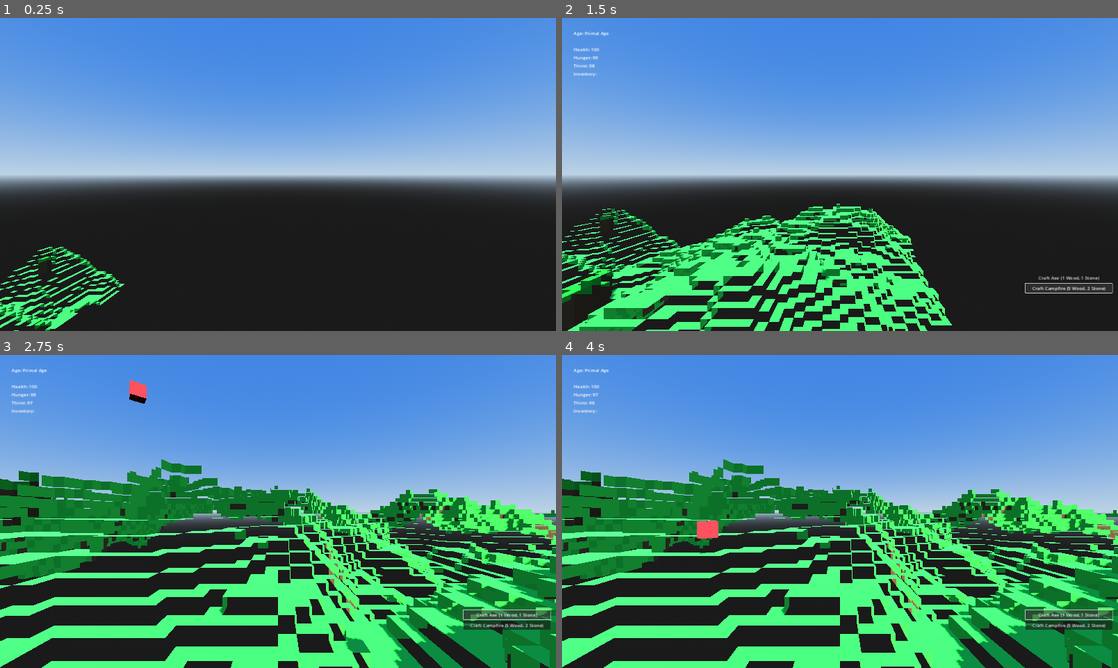
Above: before the commit, frames 1-4 (two rows, left to right).
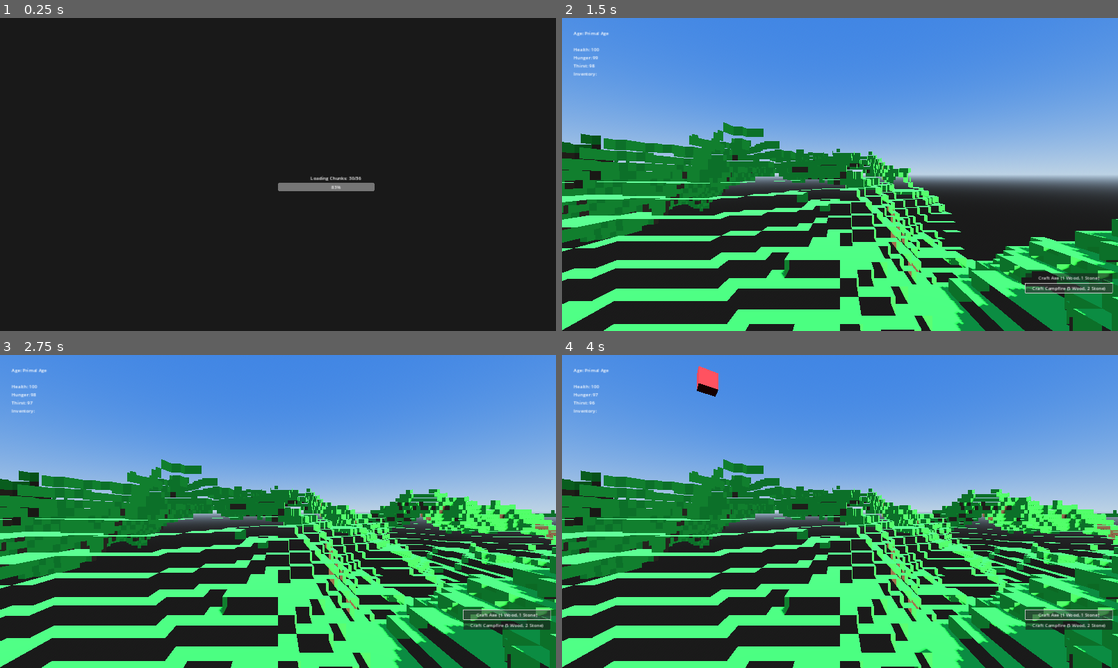
Above: after the commit, the same moments.

Repository: rizwanrizz78/agebound
Game: Godot game, scene res://scenes/Main.tscn
Same seed, same stepped clock (60 frames per second), same inputs: the game is played once before the commit and once after it.
Inputs (mouse positions are in pixels of both pictures, inside the frame that each line leads up to):
- Up to frame 1 (0.25 s): no input
- Up to frame 2 (1.5 s): click (1067, 277) at 0.5 s, where only the run after the commit has a clickable "Craft Axe (1 Wood, 1 Stone)"; click "Craft Campfire (5 Wood, 2 Sto…" at 1.25 s
- Up to frame 3 (2.75 s): click "Craft Axe (1 Wood, 1 Stone)" at 2 s
- Up to frame 4 (4 s): click "Craft Campfire (5 Wood, 2 Sto…" at 2.75 s; click "Craft Axe (1 Wood, 1 Stone)" at 3.5 s

The runs differ from the first frame. In frame 1, 58% of the frame differs, in the area x 0-100%, y 0-100%; in frame 2, 33%; in frame 3, 0.4%; in frame 4, 0.6%.
Error after the commit: Cannot call method 'has_method' on a previously freed instance. (res://scripts/Main.gd:34)

Commit message:
fix: Implement Deterministic Chunk Loading Screen
- Added `LoadingScreen.tscn` and script to display progress.
- Implemented `initial_chunks_generated` signal in `VoxelWorld.gd` to track readiness of 3x3 spawn area.
- Updated `Main.gd` to disable player physics/visibility until world is ready, then teleport to surface.
- Ensures player never falls through terrain regardless of device speed.

Co-authored-by: rizwanrizz78 <177443404+rizwanrizz78@users.noreply.github.com>

Diff:
--- /dev/null
+++ b/scenes/LoadingScreen.tscn
@@ -0,0 +1,7 @@
+[gd_scene load_steps=2 format=3 uid="uid://loading_screen_id"]
+
+[ext_resource type="Script" path="res://scripts/ui/LoadingScreen.gd" id="1_load_script"]
+
+[node name="LoadingScreen" type="CanvasLayer"]
+layer = 100
+script = ExtResource("1_load_script")
--- a/scripts/Main.gd
+++ b/scripts/Main.gd
@@ -5,15 +5,21 @@
 const PlayerScene = preload("res://scenes/Player.tscn")
 const UIScene = preload("res://scenes/UI.tscn")
 const MobScene = preload("res://scenes/Mob.tscn")
+const LoadingScreenScene = preload("res://scenes/LoadingScreen.tscn")
 
 var world : Node3D
 var player : CharacterBody3D
 var ui : CanvasLayer
+var loading_screen : CanvasLayer
 var sun : DirectionalLight3D
 var env : WorldEnvironment
 
 func _ready():
 	print("Initializing Agebound Survival...")
+
+	# Show Loading Screen
+	loading_screen = LoadingScreenScene.instantiate()
+	add_child(loading_screen)
 
 	# Setup Environment (Sky & Light)
 	setup_environment()
@@ -22,17 +28,22 @@
 	world = VoxelWorldScript.new()
 	world.name = "VoxelWorld"
 	add_child(world)
+	world.initial_chunks_generated.connect(_on_world_ready)
+	# Optional: connect chunk_generated to update loading screen
+	world.chunk_generated.connect(func(pos):
+		if loading_screen and loading_screen.has_method("update_progress"):
+			loading_screen.update_progress(world.initial_chunks_ready, world.initial_chunks_target)
+	)
 
-	# Create Player
+	# Create Player (Disabled Initially)
 	player = PlayerScene.instantiate()
 	player.name = "Player"
 	add_child(player)
 
-	# Spawn Logic: Start high, but disable physics until ready
-	player.position = Vector3(0, 60, 0)
-	player.velocity = Vector3.ZERO
-	# Wait for chunks to generate
-	await get_tree().create_timer(1.0).timeout
+	# Spawn Logic: Disable physics completely
+	player.process_mode = Node.PROCESS_MODE_DISABLED
+	player.visible = false
+	player.position = Vector3(0, 100, 0)
 
 	# Link Player and World
 	if "world" in player:
@@ -46,8 +57,32 @@
 	ui = UIScene.instantiate()
 	ui.name = "UI"
 	add_child(ui)
+	ui.visible = false # Hide UI during loading
 
-	print("Game Initialized Successfully.")
+	print("Game Initialized. Waiting for chunks...")
+
+func _on_world_ready():
+	print("World Ready! Spawning Player...")
+
+	# Calculate safe spawn height at (0,0)
+	var spawn_x = 0
+	var spawn_z = 0
+	# Use world helper (which uses noise, consistent with generation)
+	var ground_y = 20 # Fallback
+	if world.has_method("get_height_at"):
+		ground_y = world.get_height_at(spawn_x, spawn_z)
+
+	# Teleport
+	player.position = Vector3(spawn_x, ground_y + 2, spawn_z)
+	player.visible = true
+	player.process_mode = Node.PROCESS_MODE_INHERIT
+
+	# Show UI
+	ui.visible = true
+
+	# Hide Loading Screen
+	if loading_screen:
+		loading_screen.fade_out()
 
 func _process(delta):
 	# Simple Mob Spawner
--- /dev/null
+++ b/scripts/ui/LoadingScreen.gd
@@ -0,0 +1,40 @@
+extends CanvasLayer
+
+var progress_bar : ProgressBar
+var label : Label
+
+func _ready():
+	# Background
+	var bg = ColorRect.new()
+	bg.set_anchors_preset(Control.PRESET_FULL_RECT)
+	bg.color = Color(0.1, 0.1, 0.1, 1.0)
+	add_child(bg)
+
+	# Container
+	var vbox = VBoxContainer.new()
+	vbox.set_anchors_preset(Control.PRESET_CENTER)
+	vbox.custom_minimum_size = Vector2(400, 100)
+	add_child(vbox)
+
+	# Label
+	label = Label.new()
+	label.text = "Generating World..."
+	label.horizontal_alignment = HORIZONTAL_ALIGNMENT_CENTER
+	vbox.add_child(label)
+
+	# Progress Bar
+	progress_bar = ProgressBar.new()
+	progress_bar.custom_minimum_size = Vector2(0, 30)
+	progress_bar.max_value = 1.0
+	progress_bar.value = 0.0
+	vbox.add_child(progress_bar)
+
+func update_progress(current, target):
+	if target > 0:
+		progress_bar.value = float(current) / float(target)
+		label.text = "Loading Chunks: %d/%d" % [current, target]
+
+func fade_out():
+	var tween = get_tree().create_tween()
+	tween.tween_property(self, "modulate:a", 0.0, 0.5)
+	tween.tween_callback(queue_free)
--- a/scripts/world/VoxelChunk.gd
+++ b/scripts/world/VoxelChunk.gd
@@ -5,6 +5,8 @@
 
 var chunk_position : Vector3i
 var noise : FastNoiseLite
+signal chunk_ready(pos)
+
 var world : Node3D # VoxelWorld
 var mesh_instance : MeshInstance3D
 var collision_shape : CollisionShape3D
@@ -54,6 +56,8 @@
 			collision_shape.shape = shape
 		else:
 			print("Error: Could not create trimesh shape for chunk ", chunk_position)
+
+	emit_signal("chunk_ready", chunk_position)
 
 func get_block_type(pos : Vector3i):
 	# Check modified blocks
--- a/scripts/world/VoxelWorld.gd
+++ b/scripts/world/VoxelWorld.gd
@@ -10,8 +10,16 @@
 var modified_blocks = {} # Vector3i -> BlockData.Type
 var player : Node3D
 
+signal initial_chunks_generated
+signal chunk_generated(pos)
+
 var generation_queue = []
 var chunks_pending = {} # Set of pending chunks
+
+# Initial Load Tracking
+var initial_load_complete = false
+var initial_chunks_target = 0
+var initial_chunks_ready = 0
 
 func _ready():
 	noise = FastNoiseLite.new()
@@ -20,7 +28,18 @@
 	noise.fractal_octaves = 4
 
 	# Initial generation around origin if no player yet
-	update_chunks(Vector3.ZERO)
+	# Define initial load area (3x3 chunks around 0,0)
+	# This covers -1 to 1 in X and Z, and 0 to 3 in Y
+	for x in range(-1, 2):
+		for z in range(-1, 2):
+			for y in range(0, 4):
+				var pos = Vector3i(x, y, z)
+				initial_chunks_target += 1
+				if not chunks.has(pos) and not chunks_pending.has(pos):
+					chunks_pending[pos] = true
+					generation_queue.append(pos)
+
+	print("Initial Chunks Target: ", initial_chunks_target)
 
 func _process(delta):
 	if player:
@@ -56,8 +75,27 @@
 	var chunk = VoxelChunk.new(pos, noise, self)
 	add_child(chunk)
 	chunk.position = Vector3(pos.x * CHUNK_SIZE, pos.y * CHUNK_SIZE, pos.z * CHUNK_SIZE)
+	# Connect signal
+	chunk.chunk_ready.connect(_on_chunk_ready)
 	chunk.generate()
 	chunks[pos] = chunk
+
+func _on_chunk_ready(pos):
+	if not initial_load_complete:
+		initial_chunks_ready += 1
+		if initial_chunks_ready >= initial_chunks_target:
+			initial_load_complete = true
+			emit_signal("initial_chunks_generated")
+			print("Initial Chunks Generated!")
+
+	emit_signal("chunk_generated", pos)
+
+func get_height_at(x, z):
+	# Helper to find surface height
+	# This recalculates based on noise which is consistent with generation
+	# Faster than raycasting if physics isn't ready
+	var height = int((noise.get_noise_2d(x, z) + 1.0) * 0.5 * 32.0) + 16
+	return height
 
 func set_block(global_pos : Vector3i, type):
 	modified_blocks[global_pos] = type
Not shown, changed: README.md
